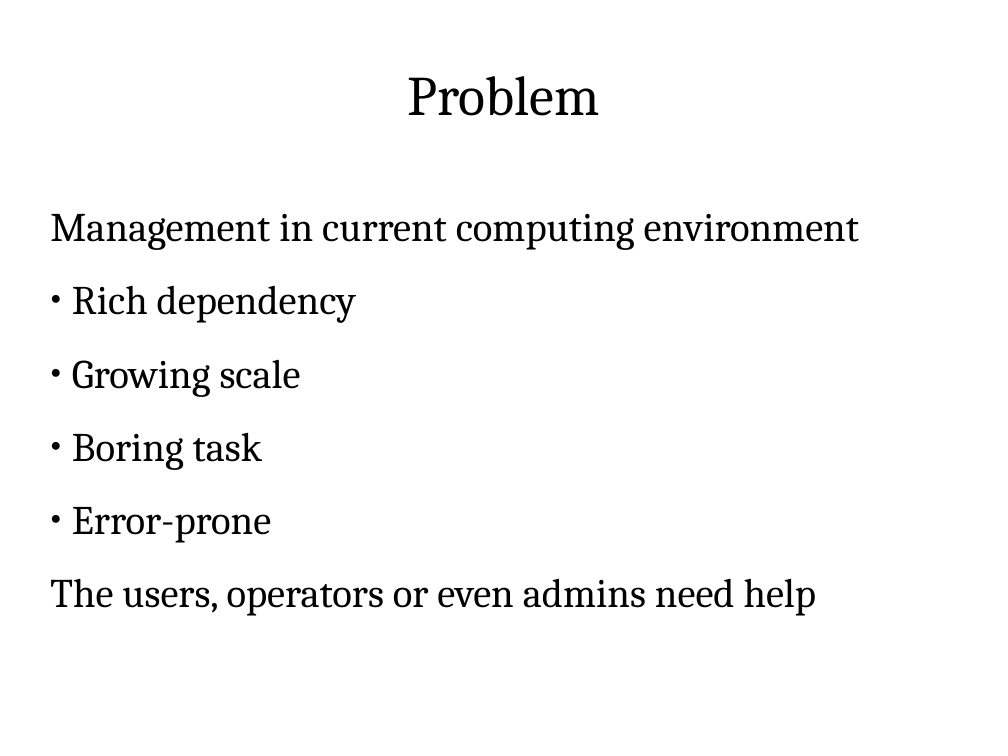
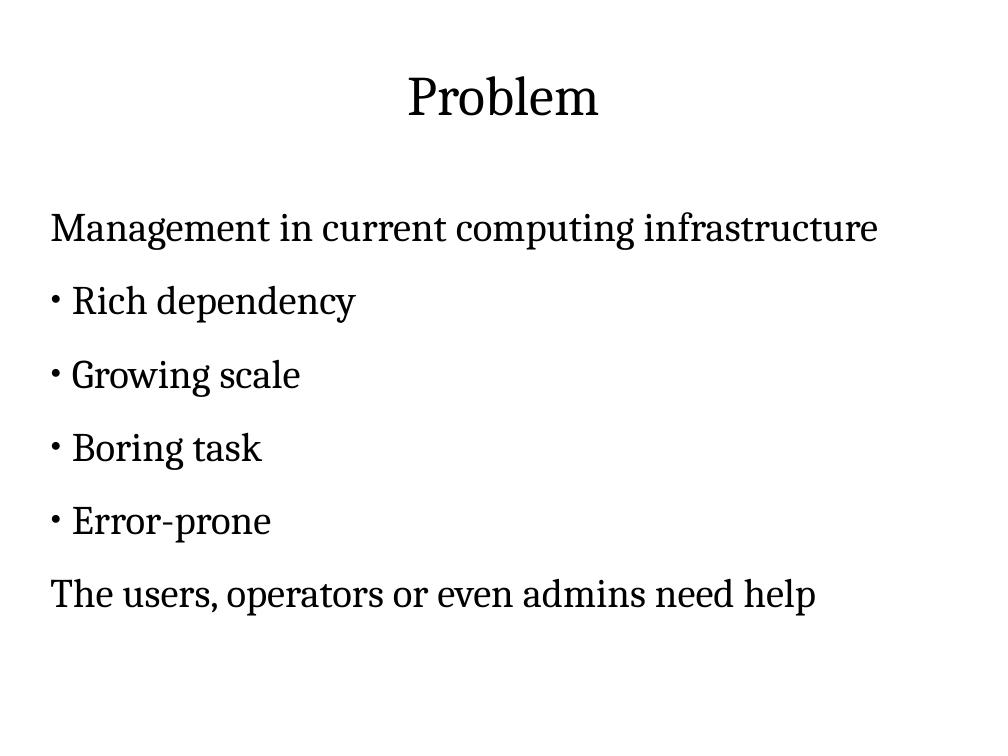
Before and after one commit to ShiZhan/fs-crawler, a slide deck: slide 2 of doc/oam.odp. Drawn at 1008x756 pixels with LibreOffice and Linux fonts; fonts in the diff are those of the drawing. Boxes give left, top, right and bottom in pixels: in the first picture for what was removed or moved away, otherwise in the second. Text is boxed around its words. In the diff, an @@ line names an element or a change of style, - is before the commit and + after.

Commit message:
slides ...

```diff
--- a/doc/oam.odp
+++ b/doc/oam.odp
@@ subtitle at (50, 212, 878, 250): text changed @@
-Management in current computing environment
+Management in current computing infrastructure
```
Also in this commit, not shown: 4 other slides changed.
